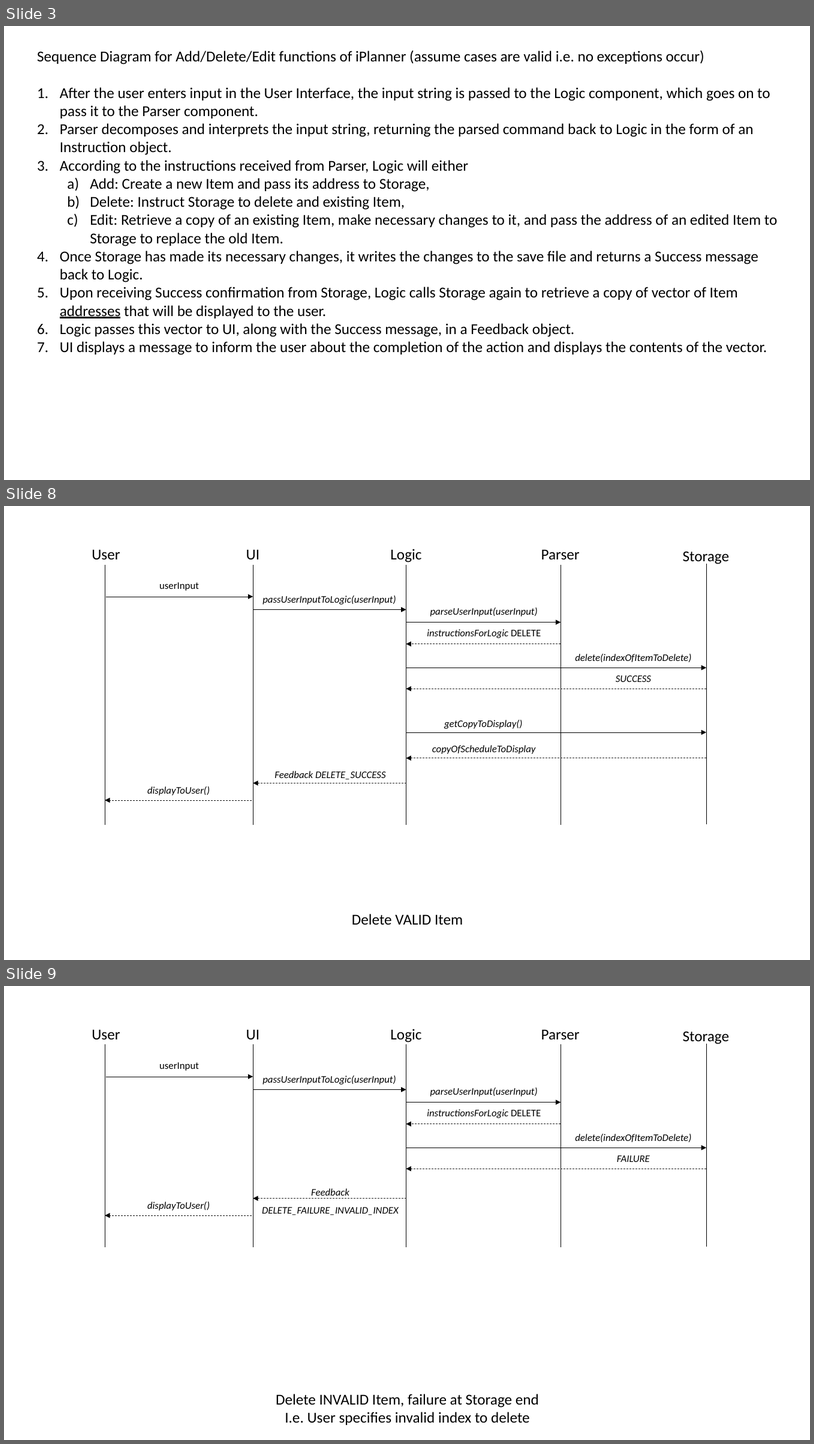
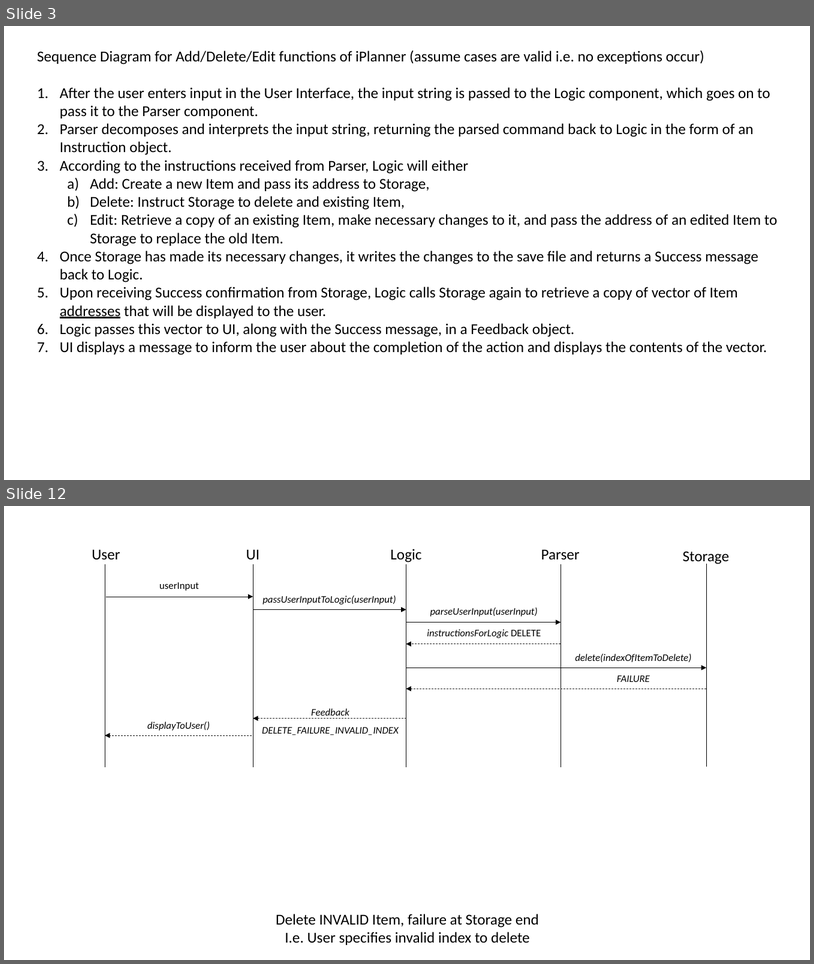
Before and after one commit to cs2103jan2015-f10-2c/main, a slide deck: iPlanner Documentation/[V0.5]/Sequence Diagrams.pptx. Shown one above the other, each under a label of ours: slides 3, 8 and 9 before the commit, slides 3 and 12 after it; the slides between them are not shown. The pictures are 814x1444 and 814x964 pixels, drawn with LibreOffice and Linux fonts; fonts in the diff are those of the drawing. Boxes give left, top, right and bottom in pixels: in the first picture for what was removed or moved away, otherwise in the second. Text is boxed around its words. In the diff, an @@ line names an element or a change of style, - is before the commit and + after.

```diff
--- a/iPlanner Documentation/[V0.5]/Sequence Diagrams.pptx
+++ b/iPlanner Documentation/[V0.5]/Sequence Diagrams.pptx
@@ slide 8 removed at box(4, 506, 810, 960), background #FFFFFF @@
@@ text removed at box(92, 549, 120, 560) @@
-User
@@ text removed at box(246, 549, 260, 560) @@
-UI
@@ text removed at box(390, 549, 422, 562) @@
-Logic
@@ text removed at box(542, 549, 580, 560) @@
-Parser
@@ text removed at box(683, 551, 730, 565) @@
-Storage
@@ line removed from (105, 565) to (105, 825) @@
@@ line removed from (253, 565) to (253, 825) @@
@@ line removed from (406, 565) to (406, 825) @@
@@ line removed from (561, 565) to (561, 825) @@
@@ line removed from (707, 564) to (707, 824) @@
@@ text removed at box(159, 582, 199, 591) @@
-userInput
@@ text removed at box(263, 595, 396, 604) @@
-passUserInputToLogic(userInput)
@@ arrow removed from (106, 597) to (253, 597) @@
@@ arrow removed from (253, 609) to (406, 609) @@
@@ text removed at box(431, 607, 538, 616) @@
-parseUserInput(userInput)
@@ arrow removed from (406, 622) to (561, 622) @@
@@ text removed at box(427, 629, 541, 638) @@
-instructionsForLogic DELETE
@@ arrow removed from (561, 644) to (406, 644) @@
@@ arrow removed from (406, 667) to (707, 667) @@
@@ text removed at box(575, 654, 692, 662) @@
-delete(indexOfItemToDelete)
@@ text removed at box(616, 675, 651, 682) @@
-SUCCESS
@@ arrow removed from (707, 688) to (406, 688) @@
@@ text removed at box(444, 720, 522, 729) @@
-getCopyToDisplay()
@@ arrow removed from (406, 732) to (707, 732) @@
@@ text removed at box(432, 745, 536, 754) @@
-copyOfScheduleToDisplay
@@ text removed at box(275, 771, 386, 780) @@
-Feedback DELETE_SUCCESS
@@ arrow removed from (707, 758) to (406, 758) @@
@@ text removed at box(147, 786, 210, 795) @@
-displayToUser()
@@ arrow removed from (406, 783) to (253, 783) @@
@@ arrow removed from (252, 800) to (105, 800) @@
@@ text removed at box(352, 913, 463, 924) @@
-Delete VALID Item
@@ what was slide 9 is now slide 12 @@
```
Also in this commit, not shown: 2 slides changed, 6 slides added, 2 other slides removed, 3 other files.
